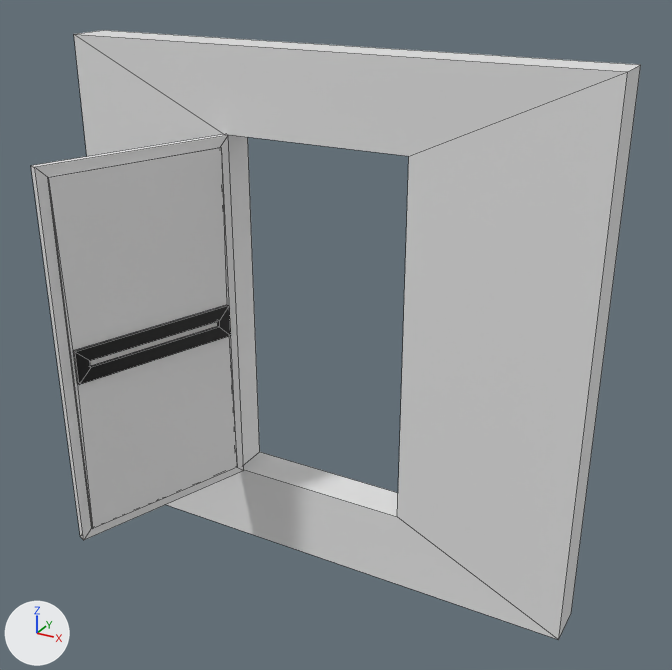
One commit to the FBX model Assets/models/Metal Door/Metal Door.fbx: the scene before it, then after it.
Both versions are drawn from a 50 mm lens placed at (0.767, -1.312, 0.993), pointed at (0.081, -0.065, 0.37). The axes (+X, +Y, +Z) are drawn at lower left. The lights are the same throughout. Mesh edges are drawn as thin lines. Where no turn or scale is listed for an object, it has been applied to the vertices.

The scene before the commit, as lines of its bpy script (objects in view):
```python
me_dobledoor_model1_001 = bpy.data.meshes.new('Dobledoor_model1.001')
me_dobledoor_model1_001.from_pydata(...)  # 60 vertices, 54 faces; spans x -52.0..52.0, y -3.0..7.0, z 0.0..200.0
# faces by material slot: [12, 18, 24]
me_dobledoor_model1_001.materials.append(mat_metal1)  # white #e7e7e7
me_dobledoor_model1_001.materials.append(mat_metal2)  # white #e7e7e7
me_dobledoor_model1_001.materials.append(mat_handle)  # black #000000
me_dobledoor_model1_002 = bpy.data.meshes.new('Dobledoor_model1.002')
me_dobledoor_model1_002.from_pydata(...)  # 16 vertices, 16 faces; spans x -0.491..0.491, y -0.003..0.075, z -0.149..0.816
me_dobledoor_model1_002.materials.append(mat_brick)  # white #e7e7e7
ob_door = bpy.data.objects.new('Door', me_dobledoor_model1_001)
ob_door.location = (-0.233, -0.163, 0.0)
ob_door.rotation_euler = (0.0, 0.0, -1.92)  # degrees (0, 0, -110)
ob_door.scale = (0.00333, 0.00333, 0.00333)
ob_door_001 = bpy.data.objects.new('Door.001', me_dobledoor_model1_002)
ob_door_001.location = (0.0, 0.0, 0.0)
```
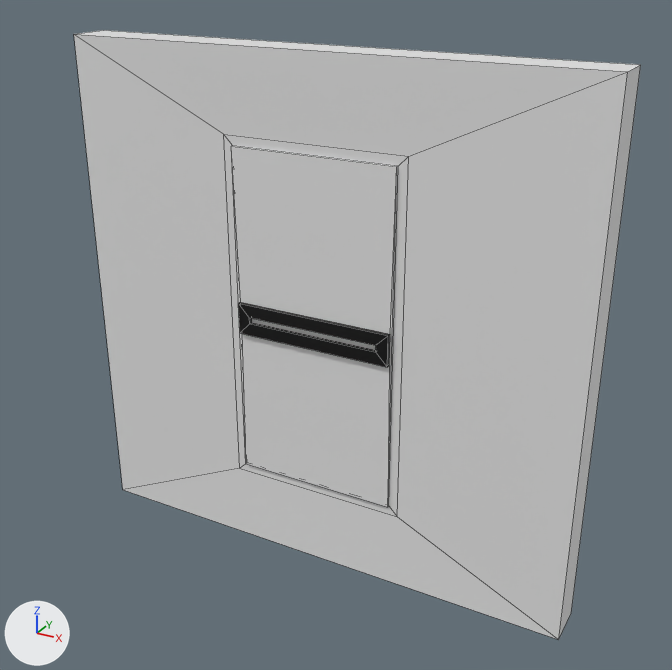
Boxes (x1, y1, x2, y2) around the edits, measured in the pictures (672 x 670 px):
'Door', moved, turned: before (31, 134, 244, 540); after (224, 134, 409, 517)

The change, as a list of edits to the scene's bpy script:
```text
Change ob_door:
    ob_door.rotation_euler: (0.0, 0.0, -1.92) -> (0.0, 0.0, 0.0)  # degrees (0, 0, -110) -> degrees (0, 0, 0)
    ob_door.location: (-0.233, -0.163, 0.0) -> (0.0, 0.0, 0.0)
```
